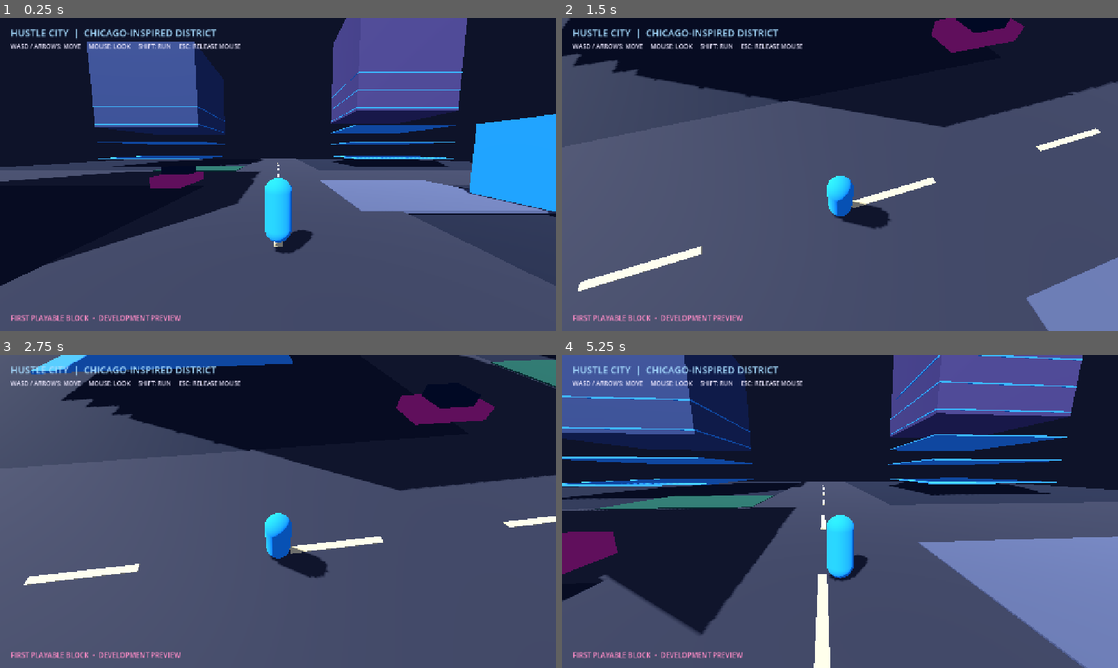
Above: before the commit, frames 1-4 (two rows, left to right).
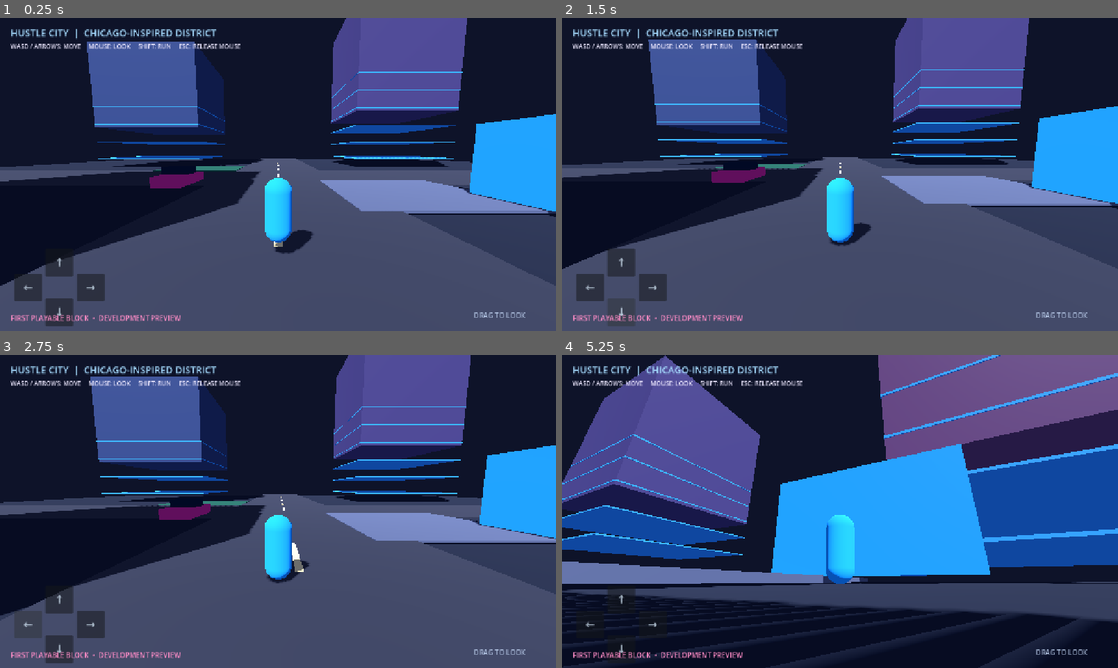
Above: after the commit, the same moments.

Repository: FrankMazerati/Hustle-City
Game: Godot game, scene res://scenes/city.tscn
The game is run twice, just before and just after one commit, with the same random seed, the same clock (stepped at 60 frames per second) and the same inputs.
Inputs (mouse positions are in pixels of both pictures, inside the frame that each line leads up to):
- Up to frame 1 (0.25 s): no input
- Up to frame 2 (1.5 s): click (623, 262) at 0.5 s, where only the run after the commit has a clickable "↑"; click (623, 312) at 1.25 s, where only the run after the commit has a clickable "↓"
- Up to frame 3 (2.75 s): click (27, 624) at 2 s, where only the run after the commit has a clickable "←"
- Up to frame 4 (5.25 s): click (650, 624) at 2.75 s, where only the run after the commit has a clickable "→"; tap Enter at 3.5 s; move the mouse to (867, 511) at 3.52 s; hold Shift 3.53-4.28 s; hold W (move_forward) from 3.53 s (still down); move the mouse to (812, 511) at 4.27 s; tap Shift at 4.35 s; move the mouse to (851, 505) at 5.02 s; hold Shift from 5.03 s (still down)

The runs differ from the first frame. In frame 1, 1.6% of the frame differs, in the area x 2-95%, y 76-99%; in frame 2, 51%; in frame 3, 50%; in frame 4, 80%, in the area x 0-100%, y 0-100%.

Commit message:
Add tablet touch movement controls

Diff:
--- a/game/scripts/city.gd
+++ b/game/scripts/city.gd
@@ -87,6 +87,35 @@
 	help.add_theme_font_size_override("font_size",14)
 	help.add_theme_color_override("font_color",Color(0.93,0.91,1))
 	layer.add_child(help)
+	# Large on-screen directional controls for touch devices.
+	var touch_actions := [
+		["↑", "move_forward", Vector2(104, -190)],
+		["↓", "move_back", Vector2(104, -76)],
+		["←", "move_left", Vector2(32, -133)],
+		["→", "move_right", Vector2(176, -133)]
+	]
+	for item in touch_actions:
+		var button := Button.new()
+		button.text = item[0]
+		button.position = item[2]
+		button.size = Vector2(64, 64)
+		button.anchor_top = 1.0
+		button.anchor_bottom = 1.0
+		button.add_theme_font_size_override("font_size", 26)
+		button.focus_mode = Control.FOCUS_NONE
+		button.modulate = Color(0.85, 0.93, 1.0, 0.88)
+		button.button_down.connect(_press_touch_action.bind(item[1]))
+		button.button_up.connect(_release_touch_action.bind(item[1]))
+		layer.add_child(button)
+	var touch_hint := Label.new()
+	touch_hint.text = "DRAG TO LOOK"
+	touch_hint.anchor_left = 1.0
+	touch_hint.anchor_right = 1.0
+	touch_hint.anchor_top = 1.0
+	touch_hint.anchor_bottom = 1.0
+	touch_hint.position = Vector2(-190, -48)
+	touch_hint.add_theme_color_override("font_color", Color(0.8, 0.88, 1.0, 0.8))
+	layer.add_child(touch_hint)
 	var footer := Label.new()
 	footer.text = "FIRST PLAYABLE BLOCK  •  DEVELOPMENT PREVIEW"
 	footer.anchor_top = 1.0
@@ -94,3 +123,9 @@
 	footer.position = Vector2(24,-42)
 	footer.add_theme_color_override("font_color",Color(1,0.55,0.78))
 	layer.add_child(footer)
+
+func _press_touch_action(action: String) -> void:
+	Input.action_press(action)
+
+func _release_touch_action(action: String) -> void:
+	Input.action_release(action)
